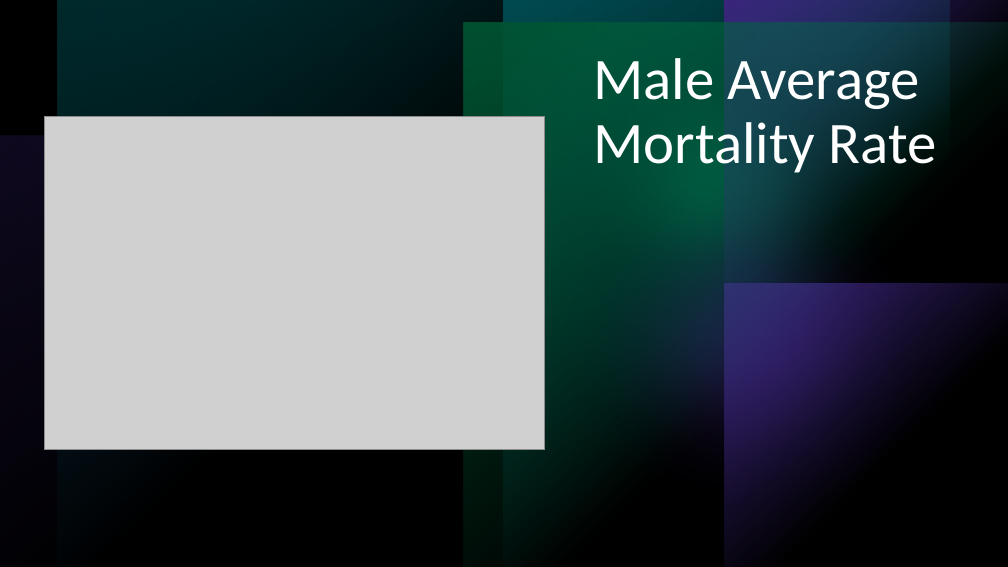
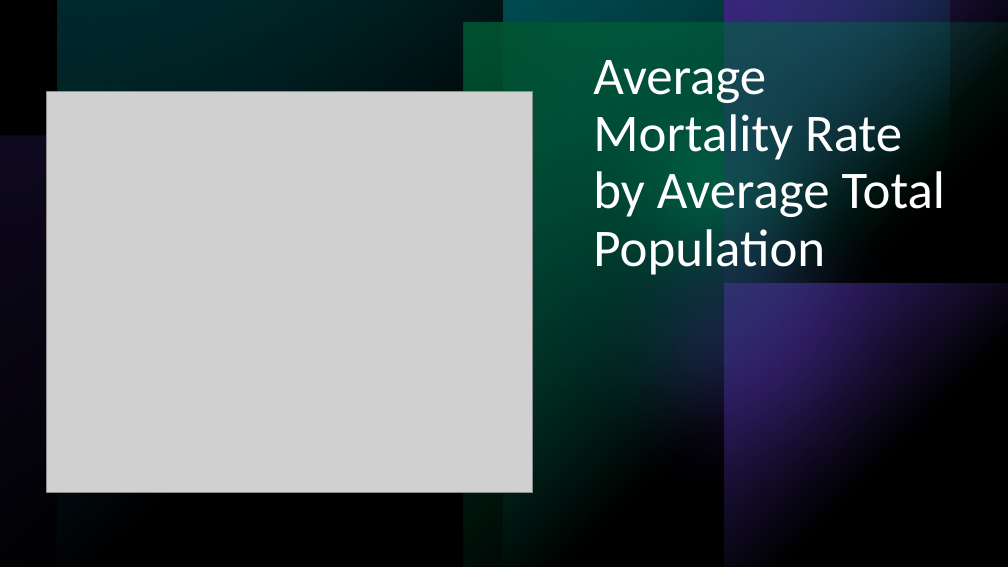
Before and after one commit to ralphy32/project_1, a slide deck: slide 14 of Project 1.pptx (slide 9 before the commit). Drawn at 1008x567 pixels with LibreOffice and Linux fonts; fonts in the diff are those of the drawing; grey boxes stand for pictures. Boxes give left, top, right and bottom in pixels: in the first picture for what was removed or moved away, otherwise in the second. Text is boxed around its words. In the diff, an @@ line names an element or a change of style, - is before the commit and + after.

```diff
--- a/Project 1.pptx
+++ b/Project 1.pptx
@@ title at <box>593,60,946,279</box>: text changed; size 56 to 50.4 pt @@
-Male Average Mortality Rate
+Average Mortality Rate by Average Total Population
@@ picture: place and size @@
-picture at <box>45,116,545,450</box>
+picture at <box>47,91,532,493</box>
```
Also in this commit, not shown: 11 other slides changed, 12 slides added, 4 slides removed.
